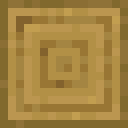
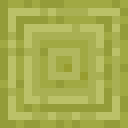
The second 128 x 128 image is a revision of the first. Changes to its layers:
painted on "Layer 1" over [0, 0, 128, 128]
painted on "Layer 0" over [0, 0, 128, 128]
